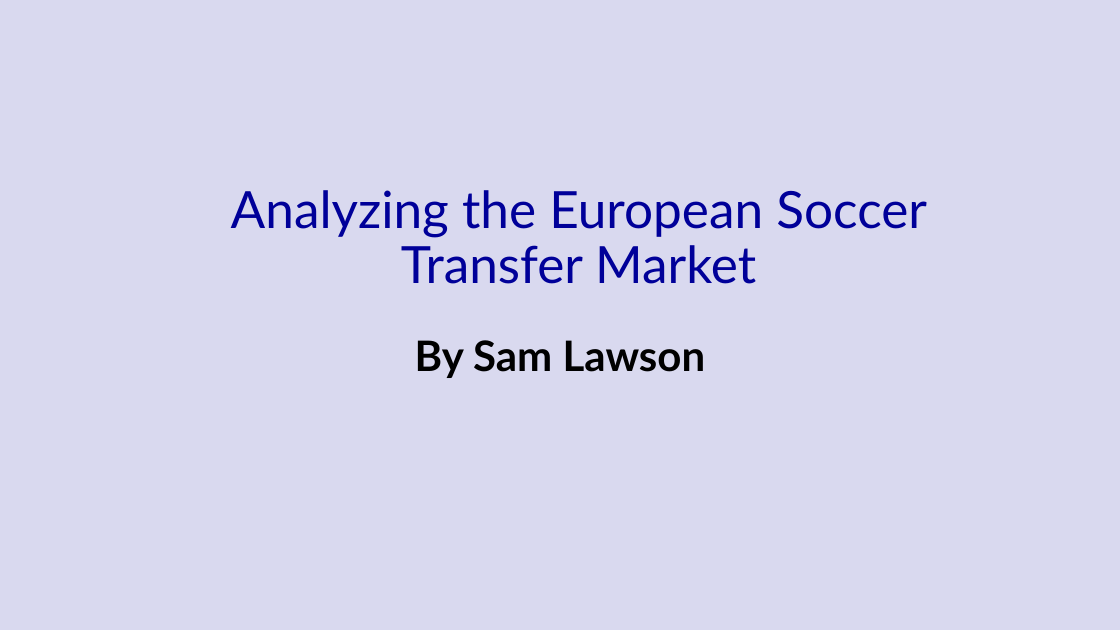
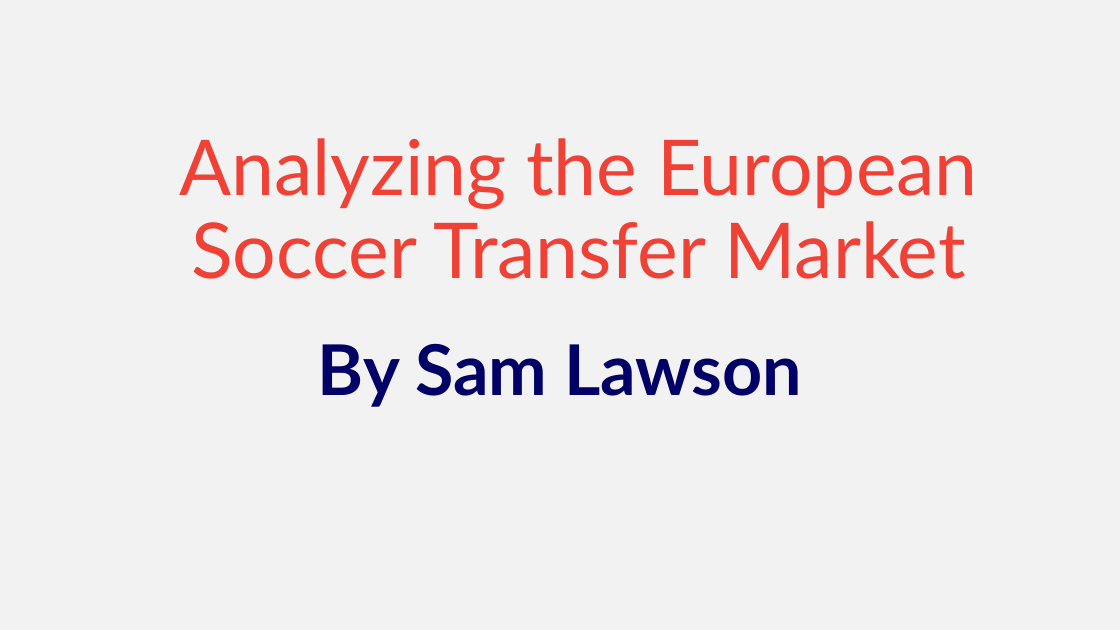
Before and after one commit to samlawson1/european-soccer-transfer-market, a slide deck: slide 1 of Transfer-Market-PowerPoint.pptx. Drawn at 1120x630 pixels with LibreOffice and Linux fonts; fonts in the diff are those of the drawing. Boxes give left, top, right and bottom in pixels: in the first picture for what was removed or moved away, otherwise in the second. Text is boxed around its words. In the diff, an @@ line names an element or a change of style, - is before the commit and + after.

```diff
--- a/Transfer-Market-PowerPoint.pptx
+++ b/Transfer-Market-PowerPoint.pptx
@@ background #000099 at 15% opacity to #F2F2F2 @@
@@ title "Analyzing the European Soccer Transfer ..." at (179, 138, 978, 279): size 44 to 66 pt, text colour #000099 to #EF4135, letter outline none to #0055A4 0.75 pt @@
@@ subtitle "By Sam Lawson" at (318, 344, 802, 407): size 36 to 60 pt, text colour #000000 to #000066, letter outline none to #EF4135 0.75 pt @@
```
Also in this commit, not shown: 4 other slides changed.
